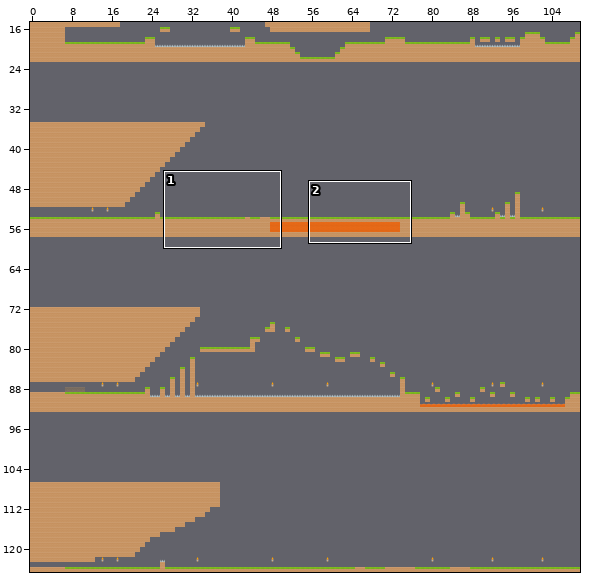
Two states of a Tiled map, data/tr.tmx. Above, an overview of the earlier version with the close-up marked.
Close-up. As it was:
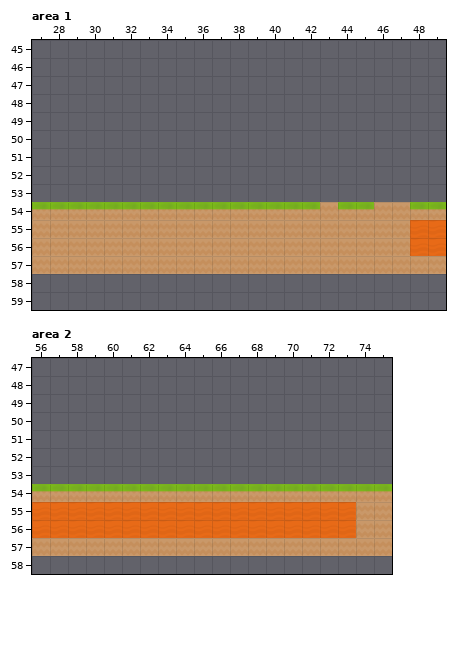
Cells are 64x64 px. Shown: area 1 x 27..49, y 45..59; area 2 x 56..75, y 47..58. The commit also changed other parts of the map, which this record leaves out.
Now the later version:
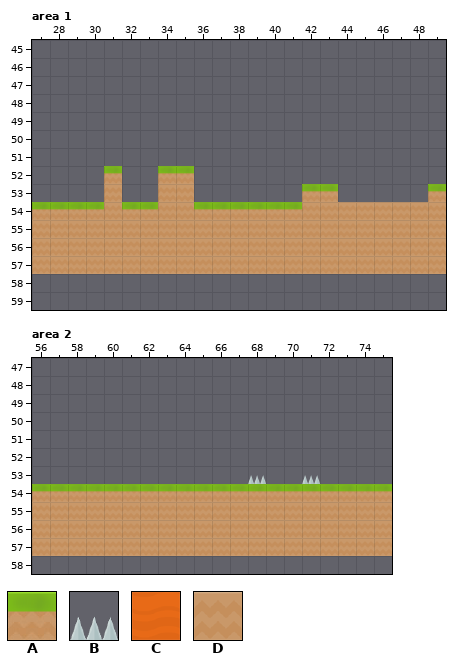
Key: from "TiledMixTR": A 0 "slice03_03", B 2 "spikes", C 3 "liquidLava", D 7 "slice27_27".
_ is an empty cell.
The edit:
Layer "Armadilhas, Cruzes, MapaPrinci", area 1:
The edit adds tile A in row 52 at x 31 and 34 to 35; in row 53 at x 42 to 43 and 49.
Tile A gives way to tile D in row 54 at x 31, 34 to 35, 42, 44 to 45 and 48 to 49.
Tile C gives way to tile D in rows 55 to 56 at x 48 to 49.
The edit adds tile D in row 53 at x 31 and 34 to 35.
Layer "Armadilhas, Cruzes, MapaPrinci", area 2:
The edit adds tile B in row 53 at x 68 and 71.
Tile C gives way to tile D in rows 55 to 56 at x 56 to 73.
Boxes around the changes in both close-ups, in picture pixels (x1, y1, x2, y2):
changed: (104, 166, 122, 210)
changed: (158, 166, 194, 210)
changed: (302, 184, 374, 210)
changed: (410, 184, 446, 256)
added: (248, 475, 266, 484)
added: (302, 475, 320, 484)
changed: (32, 502, 356, 538)
